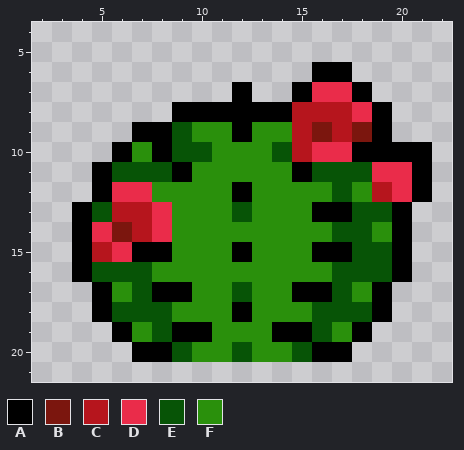
Pixel-art sprite, stored at sprites/areas/Coast/Props/sprBloomingCactus2.png. The picture above was drawn from the file before the commit.
The file is 24x24 pixels. Shown: x 2..22, y 4..21.
Palette (. is transparent): A #000000  B #7b160e  C #b6151d  D #ea2c4a  E #075406  F #2a900c
Pixels before, first column x 4:
 6 ............AA....
 7 ........A..ADDA...
 8 .....AAAAAACCCDA..
 9 ...AAEFFAFFCBCBA..
10 ..AFAEEFFFECDDAAAA
11 .AEEEAFFFFFAEEEDDA
12 .ADDFFFFAFFFFEFCDA
13 AECCDFFFEFFFAAEEA.
14 ADBCDFFFFFFFFEEFA.
15 ACDAAFFFAFFFAAEEA.
16 AEEEFFFFFFFFFEEEA.
17 .AFEAAFFEFFAAEFA..
18 .AEEEFFFAFFFEEEA..
19 ..AFEAAFFFAAEFA...
20 ...AAEFFEFFEAA....
After:
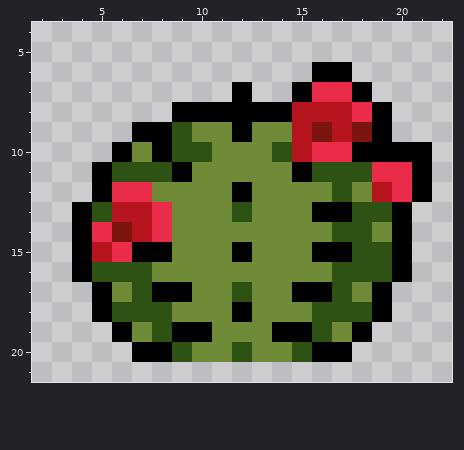
Changes in this commit:
colour E: #075406 -> #2d5214
colour F: #2a900c -> #708b37
